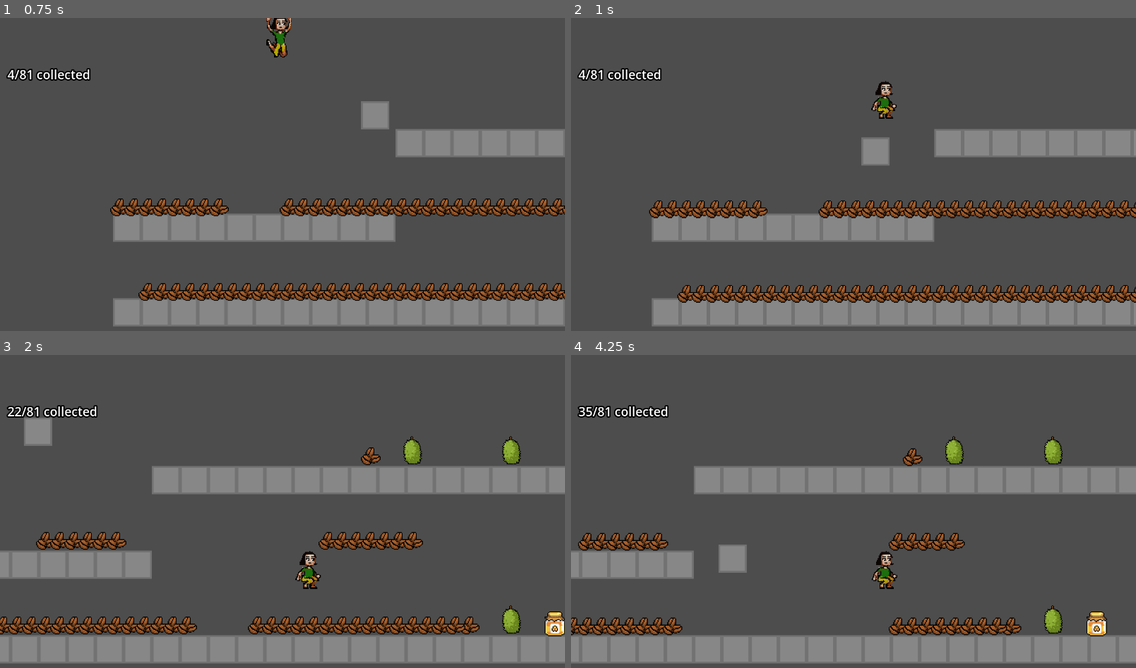
Above: before the commit, frames 1-4 (two rows, left to right).
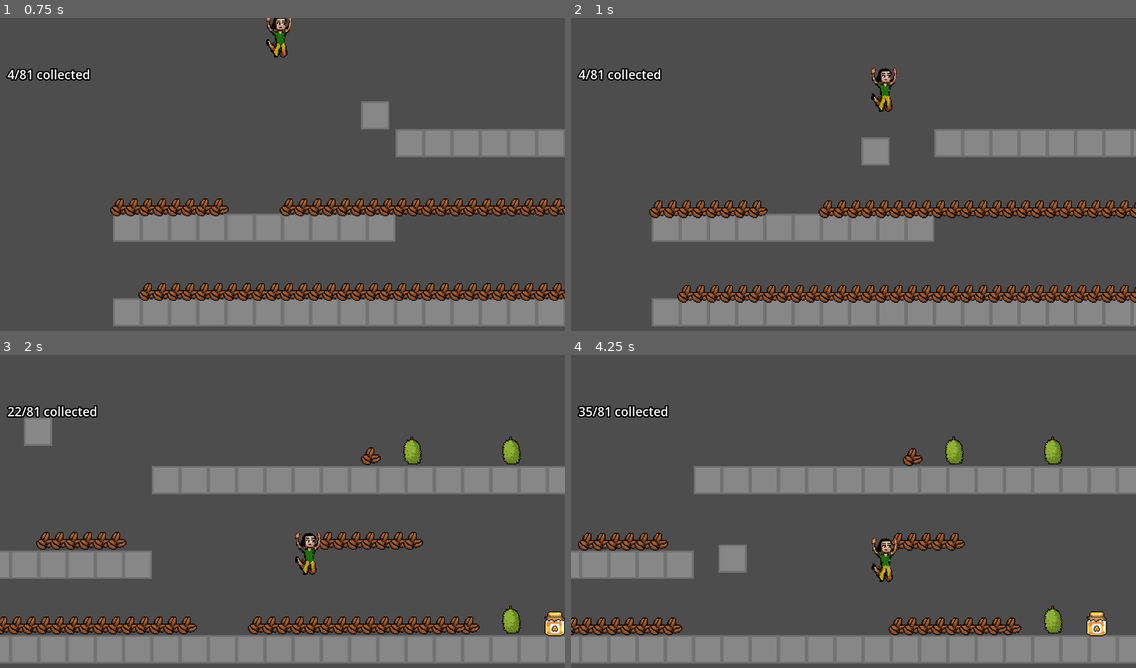
Above: after the commit, the same moments.

Repository: JumbledOne/RPHGameProject
Game: Godot game, scene res://scenes/game_scene/game_scene.tscn
Two runs of this game, one before a commit and one after it. Both use one fixed random seed, a clock stepped at 60 frames per second and the inputs below. The engine's default icon, where the game draws it, is replaced by a stand-in: a white triangle on a blue panel in a dark square.
Inputs:
- Up to frame 1 (0.75 s): tap Enter at 0.5 s; hold D (right) from 0.53 s (still down); hold I (ability) from 0.53 s (still down)
- Up to frame 2 (1 s): keep holding D (right); keep holding I (ability); tap Space (jump) at 0.77 s
- Up to frame 3 (2 s): keep holding D (right); release I (ability) at 1.28 s; tap E (attack) at 1.35 s; tap Space (jump) at 1.52 s
- Up to frame 4 (4.25 s): release D (right) at 2.03 s; hold A (left) 2.03-2.78 s; hold I (ability) 2.03-2.78 s; hold D (right) from 2.78 s (still down); tap E (attack) at 2.85 s; tap Space (jump) at 3.02, 3.77 s; hold I (ability) from 3.53 s (still down)

Frame 1 is identical in both runs. In frame 2, 0.5% of the frame differs, in the area x 53-58%, y 15-33%; in frame 3, 0.5%, in the area x 52-57%, y 56-75%; in frame 4, 0.5%.

Commit message:
Simplified landing animation handling

Diff:
--- /dev/null
+++ b/src/assets/gfx_resources/atlas_textures/american_colonizer.tres
@@ -0,0 +1,6 @@
+[gd_resource type="AtlasTexture" format=3 uid="uid://4chhm6ilad6r"]
+
+[ext_resource type="Texture2D" uid="uid://cwwfbfudm4ku7" path="res://assets/sprites/American_Colonizer_Sprite.png" id="1_60ybq"]
+
+[resource]
+atlas = ExtResource("1_60ybq")
--- a/src/scripts/player/player_model/player_model.gd
+++ b/src/scripts/player/player_model/player_model.gd
@@ -3,14 +3,11 @@
 @onready var player: PlatformerEntity = $".."
 @onready var run_particles: CPUParticles2D = $RunParticles
 @onready var animation_player: AnimationPlayer = $AnimationPlayer
-@onready var landing_raycast: RayCast2D = $RayCast2D
 
 const BASE_ANIM_SCALE: float = 2.0
 const RUNNING_ANIM_SCALE: float = 4.0
-const LAND_ANIM_TIME: float = 0.2
-const LAND_RAYCAST_LENGHT: float = 256
 
-var _is_about_to_land: bool = false
+var _reached_peak: bool = false
 var last_facing_right: bool = true
 var tween: Tween
 
@@ -38,25 +35,19 @@
 				animation_player.play("face_left")
 	# Check if about to land
 	elif player.velocity.y > 0:
-		landing_raycast.target_position.x = player.velocity.x * LAND_ANIM_TIME
-		landing_raycast.target_position.y = LAND_RAYCAST_LENGHT
-		if landing_raycast.is_colliding() and not _is_about_to_land:
-			_about_to_land()
+		if not _reached_peak:
+			if last_facing_right:
+				animation_player.play("land_right")
+			else:
+				animation_player.play("land_left")
+		_reached_peak = true
 
 func _on_jumped():
-	_is_about_to_land = false # Reset this variable
+	_reached_peak = false # Reset this variable
 	if last_facing_right:
 		animation_player.play("jump_right")
 	else:
 		animation_player.play("jump_left")
-
-func _about_to_land():
-	_is_about_to_land = true
-	animation_player.speed_scale = 1.0 / LAND_ANIM_TIME
-	if last_facing_right:
-		animation_player.play("land_right")
-	else:
-		animation_player.play("land_left")
 
 func _on_damaged():
 	# Test animation only
--- a/src/scripts/player/player_model/player_model.tscn
+++ b/src/scripts/player/player_model/player_model.tscn
@@ -61,7 +61,7 @@
 
 [sub_resource type="Animation" id="Animation_nht7j"]
 resource_name = "jump_left"
-length = 1.0000041964691133
+length = 1.000004196469113
 step = 0.041666668
 tracks/0/type = "value"
 tracks/0/imported = false
@@ -78,7 +78,7 @@
 
 [sub_resource type="Animation" id="Animation_0q621"]
 resource_name = "jump_right"
-length = 1.0000041964691133
+length = 1.000004196469113
 step = 0.041666668
 tracks/0/type = "value"
 tracks/0/imported = false
@@ -95,7 +95,7 @@
 
 [sub_resource type="Animation" id="Animation_d2gl4"]
 resource_name = "land_left"
-length = 1.0000041964691133
+length = 1.000004196469113
 step = 0.041666668
 tracks/0/type = "value"
 tracks/0/imported = false
@@ -112,7 +112,7 @@
 
 [sub_resource type="Animation" id="Animation_4of1r"]
 resource_name = "land_right"
-length = 1.0000041964691133
+length = 1.000004196469113
 step = 0.041666668
 tracks/0/type = "value"
 tracks/0/imported = false
@@ -197,9 +197,6 @@
 region_rect = Rect2(0, 0, 32, 64)
 region_filter_clip_enabled = true
 
-[node name="RayCast2D" type="RayCast2D" parent="." unique_id=1814608271]
-collision_mask = 16
-
 [node name="AnimationPlayer" type="AnimationPlayer" parent="." unique_id=2113283376]
 libraries/ = SubResource("AnimationLibrary_d2gl4")
 autoplay = &"face_right"
Not shown: 1 places in src/assets/gfx_resources/normal_person_atlas.tres that only renumber resources
Not shown, removed: doc/physics_layers.txt
